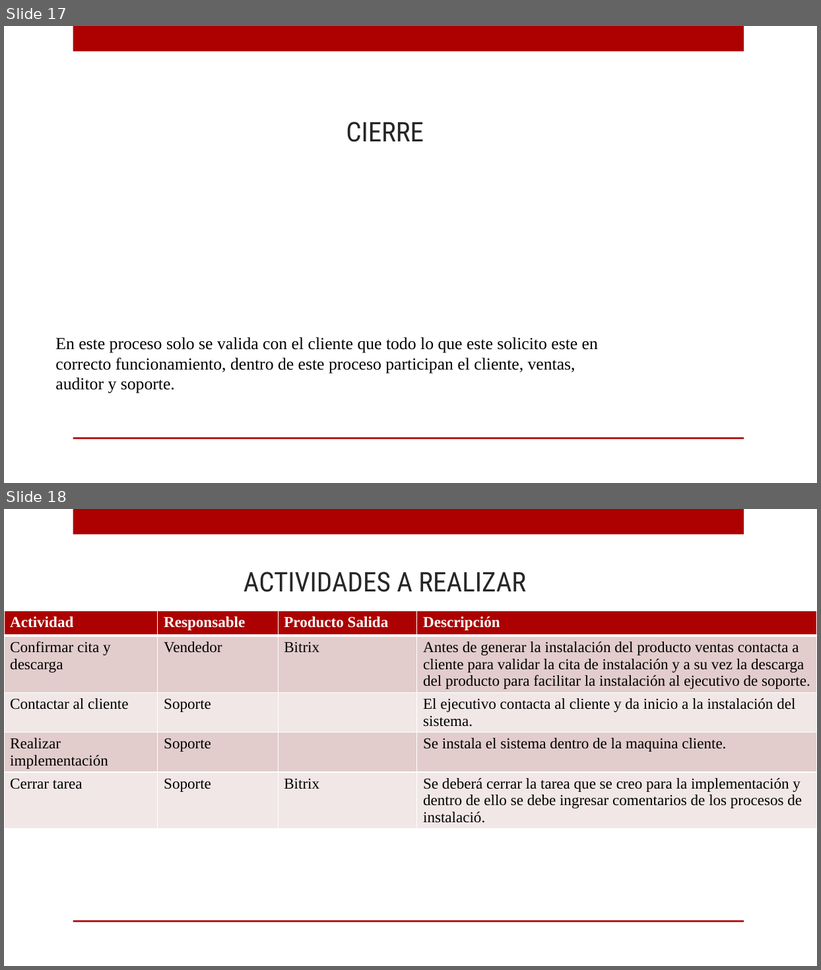
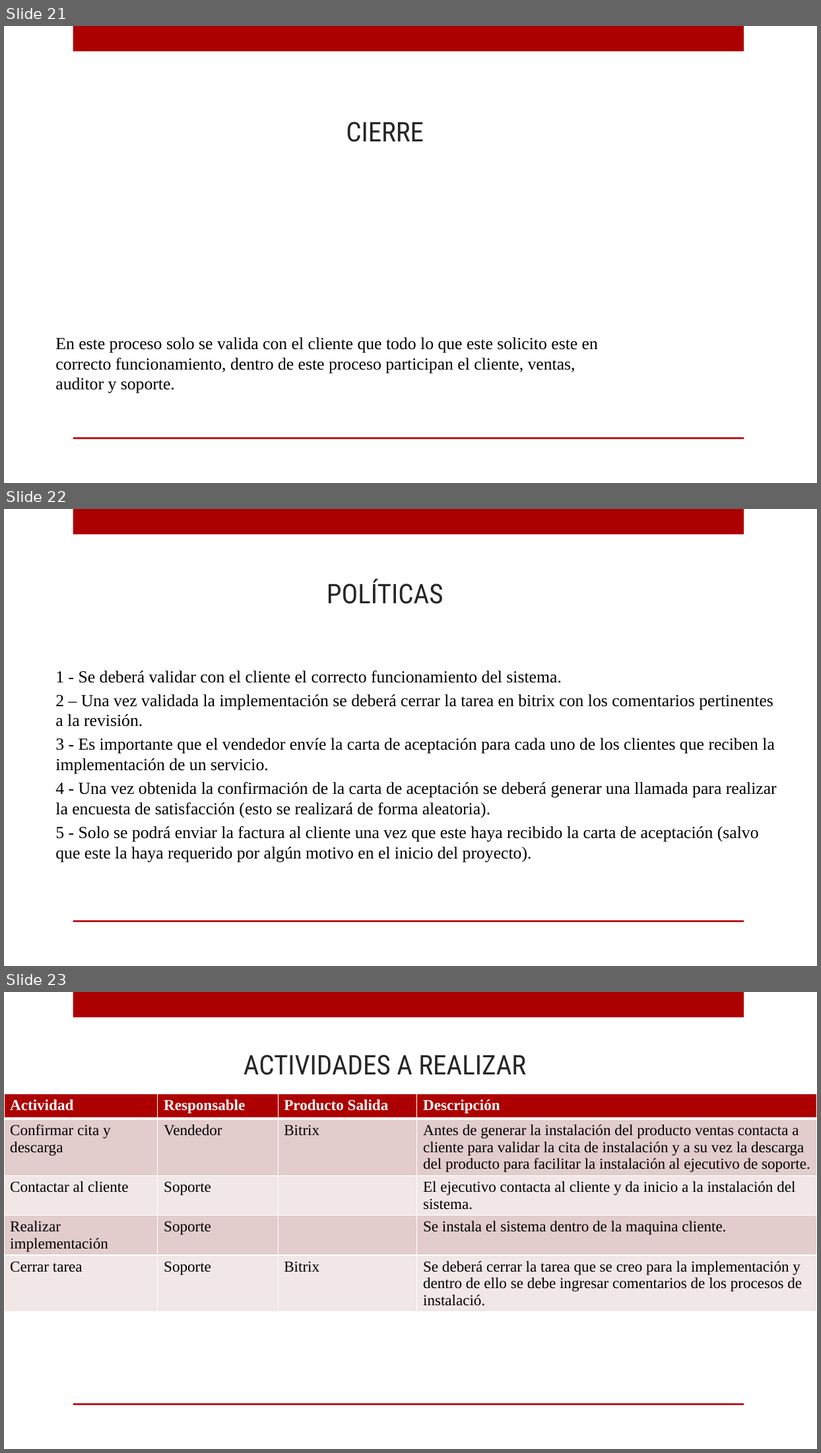
Before and after one commit to ricardo-novelasos/SOSQTP, a slide deck: capacitacion.pptx. Shown one above the other, each under a label of ours: slides 17 and 18 before the commit, slides 21, 22 and 23 after it. The pictures are 821x970 and 821x1453 pixels, drawn with LibreOffice and Linux fonts; fonts in the diff are those of the drawing; background and template pictures are left out. Boxes give left, top, right and bottom in pixels: in the first picture for what was removed or moved away, otherwise in the second. Text is boxed around its words. In the diff, an @@ line names an element or a change of style, - is before the commit and + after.

```diff
--- a/capacitacion.pptx
+++ b/capacitacion.pptx
@@ slide 22 added at <box>4,509,817,966</box>, background picture (left out); not listed: 2 template elements that a slide beside it also shows @@
@@ title added at <box>327,578,444,604</box>, 32 pt, text #262626 @@
+POLÍTICAS
@@ text added at <box>55,671,777,862</box>, 20 pt, text #000000 @@
+1 - Se deberá validar con el cliente el correcto funcionamiento del sistema.
+2 – Una vez validada la implementación se deberá cerrar la tarea en bitrix con los comentarios pertinentes a la revisión.
+3 - Es importante que el vendedor envíe la carta de aceptación para cada uno de los clientes que reciben la implementación de un servicio.
+4 - Una vez obtenida la confirmación de la carta de aceptación se deberá generar una llamada para realizar la encuesta de satisfacción (esto se realizará de forma aleatoria).
+5 - Solo se podrá enviar la factura al cliente una vez que este haya recibido la carta de aceptación (salvo que este la haya requerido por algún motivo en el inicio del proyecto).
@@ what was slide 17 is now slide 21 @@
@@ what was slide 18 is now slide 23 @@
```
Also in this commit, not shown: 1 slide changed, 8 other slides added.
